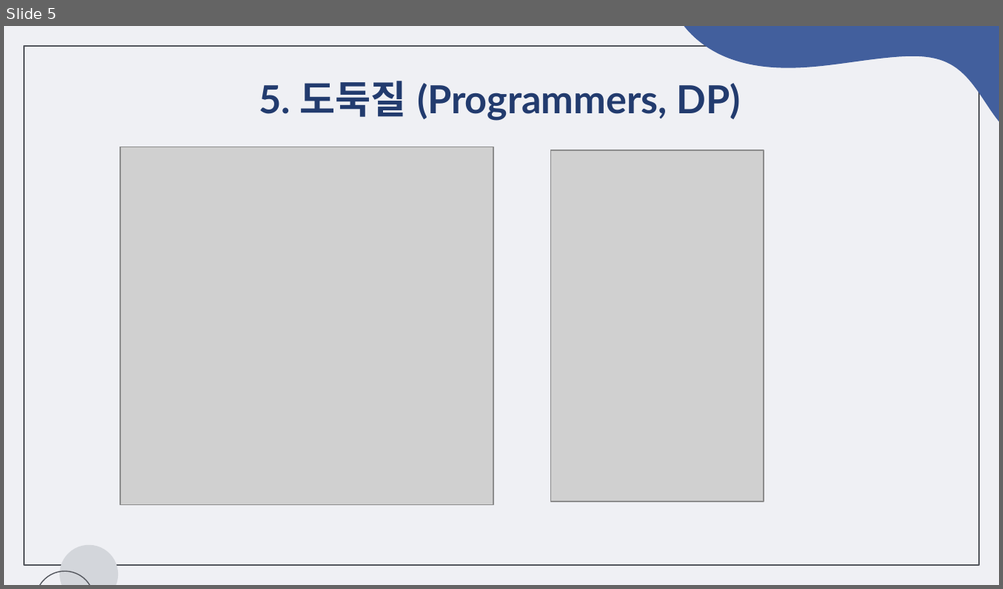
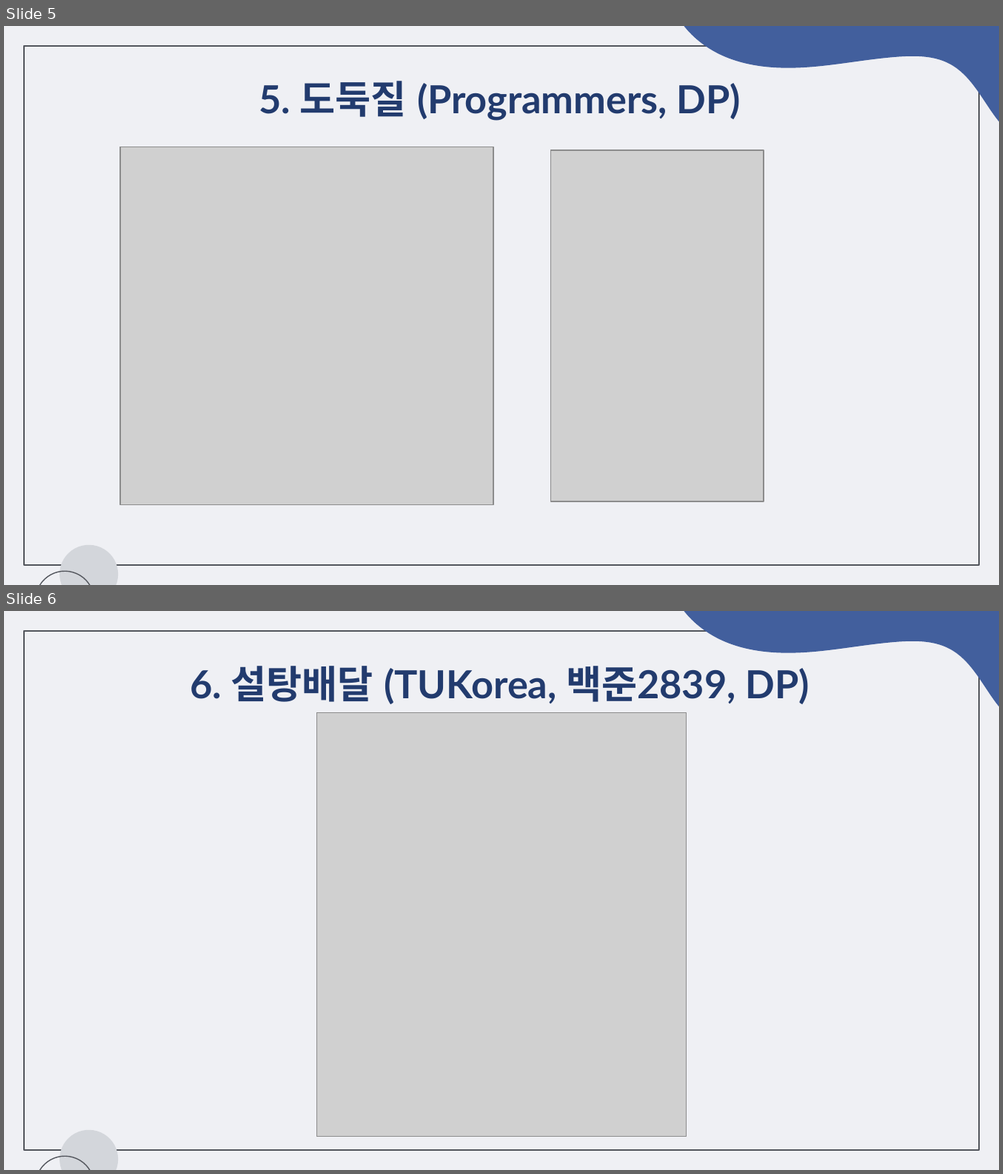
Before and after one commit to chaeeun-dev/CodingTest, a slide deck: 문제해결프로그래밍_숙제/제출용/숙제6_2022182035.pptx. Shown one above the other, each under a label of ours: slide 5 before the commit, slides 5 and 6 after it. The pictures are 1003x589 and 1003x1174 pixels, drawn with LibreOffice and Linux fonts; fonts in the diff are those of the drawing; grey boxes stand for pictures. Boxes give left, top, right and bottom in pixels: in the first picture for what was removed or moved away, otherwise in the second. Text is boxed around its words. In the diff, an @@ line names an element or a change of style, - is before the commit and + after.

```diff
--- a/문제해결프로그래밍_숙제/제출용/숙제6_2022182035.pptx
+++ b/문제해결프로그래밍_숙제/제출용/숙제6_2022182035.pptx
@@ slide 6 added at bbox=[4, 611, 999, 1170], background #EFF0F4; not listed: 4 template elements that a slide beside it also shows @@
@@ title added at bbox=[190, 666, 808, 704], 28 pt, text #223B6E, bold @@
+6. 설탕배달 (TUKorea, 백준2839, DP)
@@ picture added at bbox=[316, 712, 686, 1136] @@
```
Also in this commit, not shown: 8 other slides added, 6 slides removed, 8 other files.
